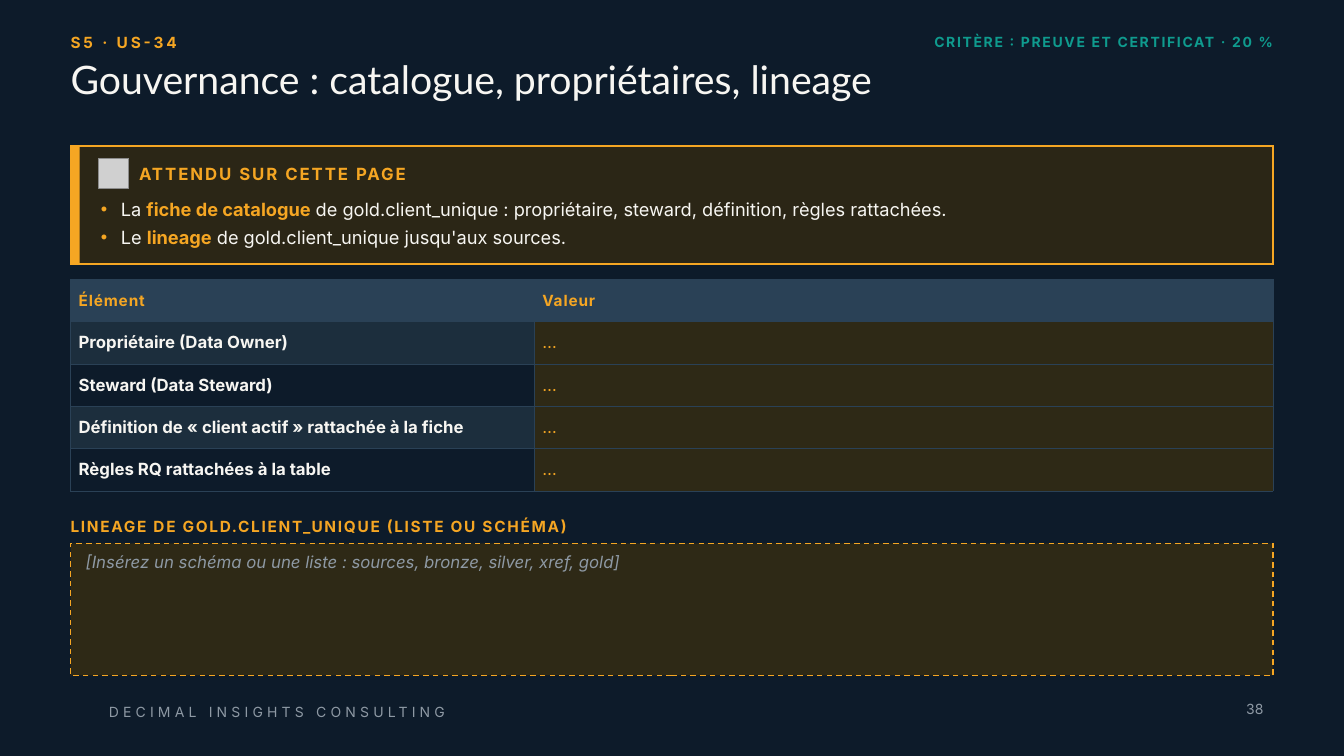
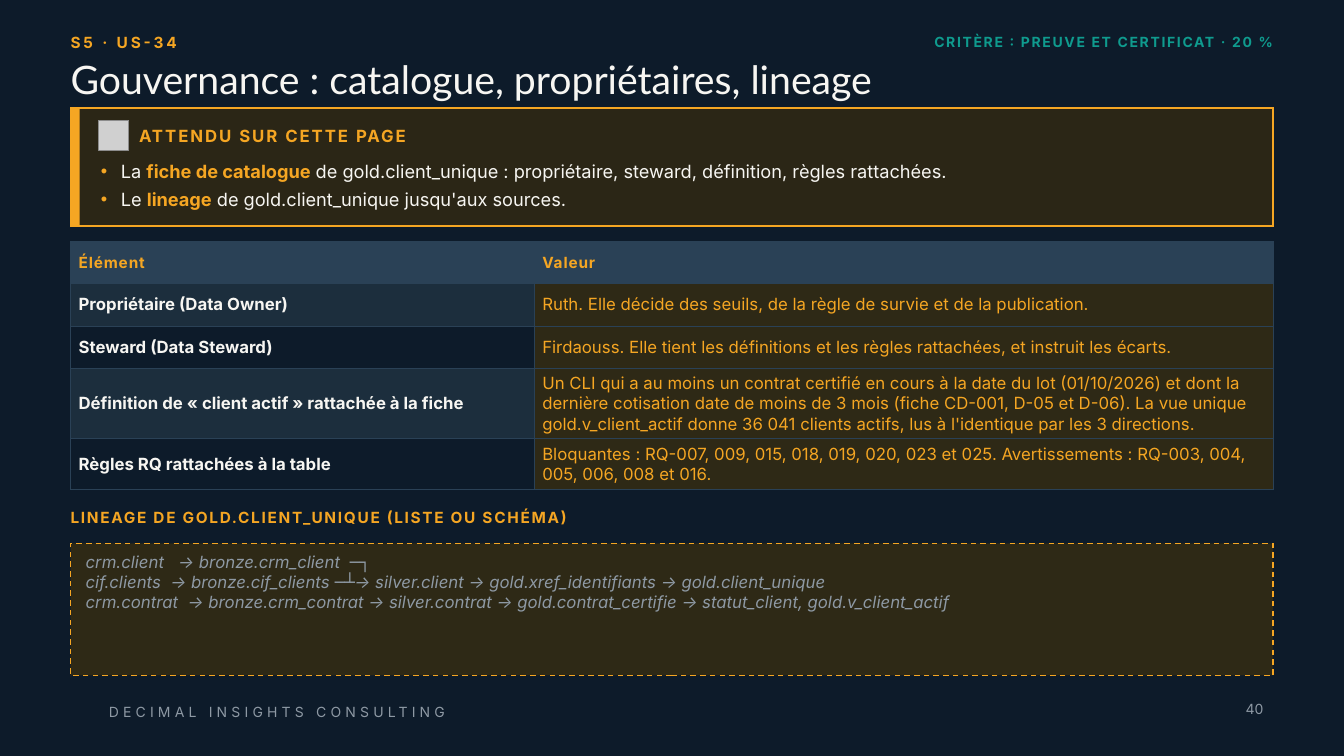
Before and after one commit to ruthabebeneg/td-qualite-g02, a slide deck: slide 40 of livrables/Livrable_Groupe_TD_AssurConnect.pptx (slide 38 before the commit). Drawn at 1344x756 pixels with LibreOffice and Linux fonts; fonts in the diff are those of the drawing; grey boxes stand for pictures; background and template pictures are left out. Boxes give left, top, right and bottom in pixels: in the first picture for what was removed or moved away, otherwise in the second. Text is boxed around its words. In the diff, an @@ line names an element or a change of style, - is before the commit and + after.

```diff
--- a/livrables/Livrable_Groupe_TD_AssurConnect.pptx
+++ b/livrables/Livrable_Groupe_TD_AssurConnect.pptx
@@ 2 texts, 2 rectangles, 1 picture: place and size @@
-2 texts, 2 rectangles, 1 picture at <box>71,146,1273,264</box>
+2 texts, 2 rectangles, 1 picture at <box>71,108,1273,226</box>
@@ table at <box>71,241,1273,489</box> @@
-row 2, column 2: …
+row 2, column 2: Ruth. Elle décide des seuils, de la règle de survie et de la publication.
-row 3, column 2: …
+row 3, column 2: Firdaouss. Elle tient les définitions et les règles rattachées, et instruit les écarts.
-row 4, column 2: …
+row 4, column 2: Un CLI qui a au moins un contrat certifié en cours à la date du lot (01/10/2026) et dont la dernière cotisation date de moins de 3 mois (fiche CD-001, D-05 et D-06). La vue unique gold.v_client_actif donne 36 041 clients actifs, lus à l'identique par les 3 directions.
-row 5, column 2: …
+row 5, column 2: Bloquantes : RQ-007, 009, 015, 018, 019, 020, 023 et 025. Avertissements : RQ-003, 004, 005, 006, 008 et 016.
@@ table: place and size @@
-table at <box>71,279,1273,491</box>
+table at <box>71,241,1273,489</box>
@@ text "LINEAGE DE GOLD.CLIENT_UNIQUE (LISTE OU ...": place and size @@
-text "LINEAGE DE GOLD.CLIENT_UNIQUE (LISTE OU ..." at <box>71,511,1273,539</box>
+text "LINEAGE DE GOLD.CLIENT_UNIQUE (LISTE OU ..." at <box>71,502,1273,530</box>
@@ text in rectangle at <box>86,555,949,612</box>: text changed @@
-[Insérez un schéma ou une liste : sources, bronze, silver, xref, gold]
+crm.client → bronze.crm_client ─┐
+cif.clients → bronze.cif_clients ─┴→ silver.client → gold.xref_identifiants → gold.client_unique
+crm.contrat → bronze.crm_contrat → silver.contrat → gold.contrat_certifie → statut_client, gold.v_client_actif
@@ page number at <box>1246,704,1264,714</box>: text changed @@
-38
+40
```
Also in this commit, not shown: 16 other slides changed, 2 slides added.
